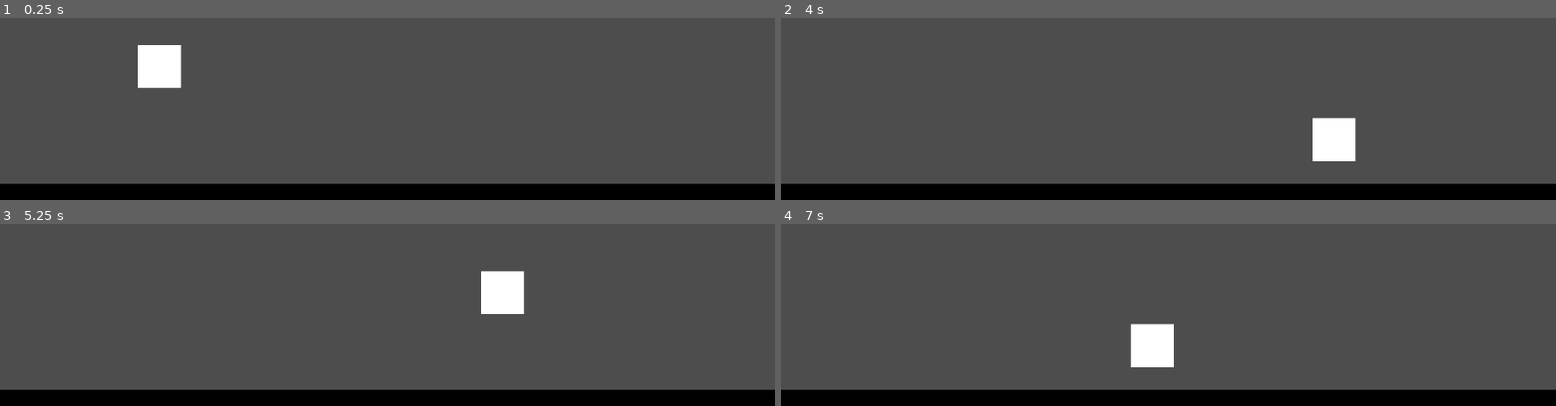
Above: before the commit, frames 1-4 (two rows, left to right).
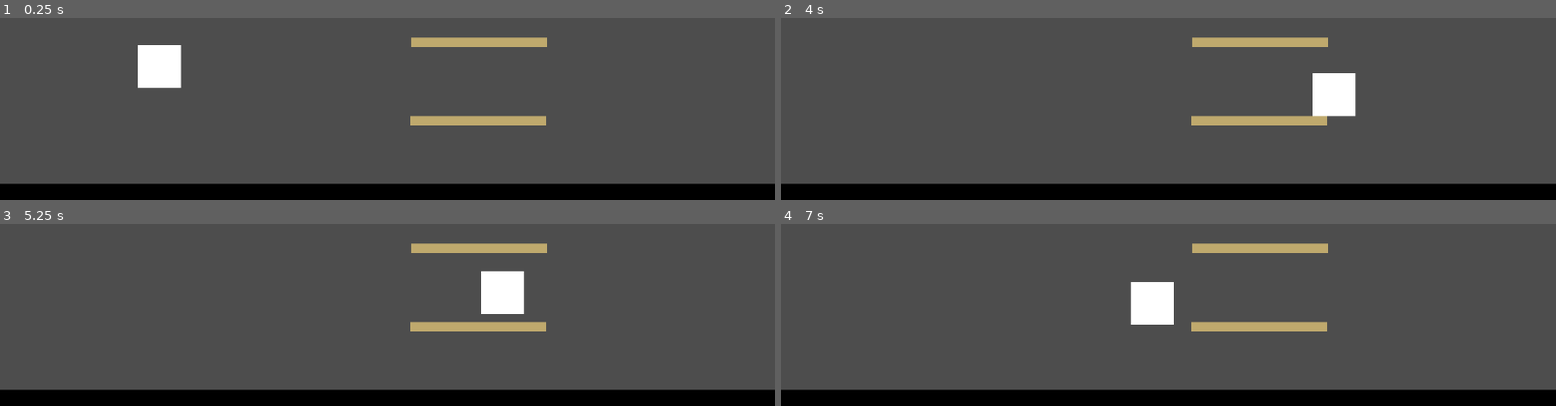
Above: after the commit, the same moments.

Repository: MooNiZZ/MechanicallyChallenged
Game: Godot game, scene res://world.tscn
Two runs of this game, one before a commit and one after it. Both use one fixed random seed, a clock stepped at 60 frames per second and the inputs below.
Inputs:
- Up to frame 1 (0.25 s): no input
- Up to frame 2 (4 s): tap Enter at 0.5 s; hold Ctrl 0.53-1.28 s; hold D (move_right) 0.53-2.03 s; tap Space (jump) at 0.77, 1.52, 3.02, 3.77 s; tap Ctrl at 1.35, 2.85 s; hold A (move_left) 2.03-2.78 s; hold Ctrl 2.03-2.78 s; hold D (move_right) from 2.78 s (still down); hold Ctrl from 3.53 s (still down)
- Up to frame 3 (5.25 s): release D (move_right) at 4.28 s; release Ctrl at 4.28 s; hold A (move_left) 4.28-5.03 s; tap Ctrl at 4.35 s; tap Space (jump) at 4.52 s; hold D (move_right) from 5.03 s (still down); hold Ctrl from 5.03 s (still down)
- Up to frame 4 (7 s): release D (move_right) at 5.78 s; release Ctrl at 5.78 s; hold A (move_left) from 5.78 s (still down); tap Ctrl at 5.85 s; tap Space (jump) at 6.02, 6.77 s; hold Ctrl from 6.53 s (still down)

The runs differ from the first frame. In frame 1, 1.9% of the frame differs, in the area x 52-71%, y 10-60%; in frame 2, 4.5%; in frame 3, 1.9%; in frame 4, 4.5%, in the area x 45-71%, y 10-79%.

Commit message:
feat: complete the readme

Diff:
--- /dev/null
+++ b/Godot/GDScript/Tani/drop_down_platform.tscn
@@ -0,0 +1,24 @@
+[gd_scene load_steps=4 format=3 uid="uid://cypdxmi7c55i4"]
+
+[sub_resource type="RectangleShape2D" id="RectangleShape2D_bap72"]
+size = Vector2(64, 64)
+
+[sub_resource type="Gradient" id="Gradient_2ksug"]
+offsets = PackedFloat32Array(0)
+colors = PackedColorArray(0.75, 0.664, 0.4275, 1)
+
+[sub_resource type="GradientTexture2D" id="GradientTexture2D_k3ogi"]
+gradient = SubResource("Gradient_2ksug")
+
+[node name="Drop-Down Platform" type="StaticBody2D"]
+scale = Vector2(3.14156, 0.213989)
+collision_layer = 2
+collision_mask = 0
+metadata/_edit_group_ = true
+
+[node name="CollisionShape2D" type="CollisionShape2D" parent="."]
+shape = SubResource("RectangleShape2D_bap72")
+one_way_collision = true
+
+[node name="Sprite2D" type="Sprite2D" parent="."]
+texture = SubResource("GradientTexture2D_k3ogi")
--- a/Godot/GDScript/Tani/project.godot
+++ b/Godot/GDScript/Tani/project.godot
@@ -19,6 +19,10 @@
 [editor]
 
 movie_writer/movie_file="C:/Users/tanis/OneDrive/Desktop/GameDev/Godot3D/MechanicallyChallenged/Godot/GDScript/Tani/game.png"
+
+[editor_plugins]
+
+enabled=PackedStringArray("res://addons/Asset_Drawer/plugin.cfg")
 
 [input]
 
--- a/Godot/GDScript/Tani/world.tscn
+++ b/Godot/GDScript/Tani/world.tscn
@@ -1,6 +1,7 @@
-[gd_scene load_steps=5 format=3 uid="uid://dgt4l7hyplc7q"]
+[gd_scene load_steps=6 format=3 uid="uid://dgt4l7hyplc7q"]
 
 [ext_resource type="PackedScene" uid="uid://b1vn6m0tord2w" path="res://player.tscn" id="1_c1tf3"]
+[ext_resource type="PackedScene" uid="uid://cypdxmi7c55i4" path="res://drop_down_platform.tscn" id="1_k7vpa"]
 
 [sub_resource type="Gradient" id="Gradient_7cgsw"]
 offsets = PackedFloat32Array(0)
@@ -13,6 +14,9 @@
 size = Vector2(64, 64)
 
 [node name="World" type="Node"]
+
+[node name="Drop-Down Platform" parent="." instance=ExtResource("1_k7vpa")]
+position = Vector2(711, 530)
 
 [node name="Ground" type="StaticBody2D" parent="."]
 position = Vector2(544, 639)
@@ -28,3 +32,6 @@
 [node name="Player" parent="." instance=ExtResource("1_c1tf3")]
 position = Vector2(237, 416)
 collision_mask = 3
+
+[node name="Drop-Down Platform2" parent="." instance=ExtResource("1_k7vpa")]
+position = Vector2(712, 413)
Not shown, added: Godot/GDScript/Tani/addons/Asset_Drawer/FileSystem.gd
Not shown, added: Godot/GDScript/Tani/addons/Asset_Drawer/plugin.cfg
Binary file added: Godot/GDScript/Tani/readme_assets/falling_through_platforms.gif
Binary file changed: Godot/GDScript/Tani/readme_assets/input_map.png
Binary file added: Godot/GDScript/Tani/readme_assets/one_way_collision.png
Binary file added: Godot/GDScript/Tani/readme_assets/passing_through_platforms.gif
Binary file added: Godot/GDScript/Tani/readme_assets/platform_mask.png
Binary file added: Godot/GDScript/Tani/readme_assets/platform_transform.png
Binary file added: Godot/GDScript/Tani/readme_assets/player_mask.png
Binary file changed: Godot/GDScript/Tani/readme_assets/player_scene.png
Binary file added: Godot/GDScript/Tani/readme_assets/save_as_scene.png
Binary file changed: Godot/GDScript/Tani/readme_assets/world.png
(and 1 more such lines)
